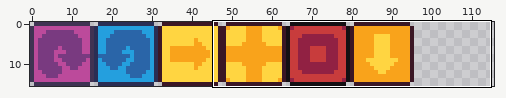
A sprite sheet gets an edit: assets/images/actions/rotate.png. The picture above shows the old version from afar; the outline marks the close-up.
Close-up. Before:
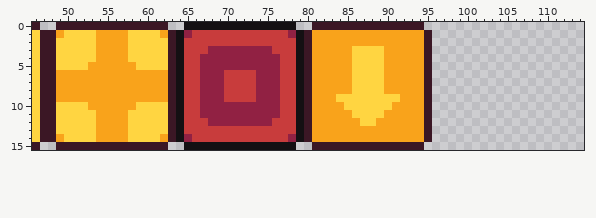
The file is 160x16 pixels. Shown: x 46..114, y 0..15. The wide view leaves out empty margins.
After:
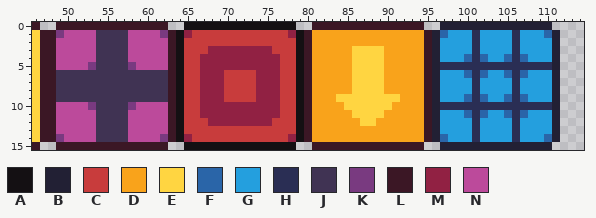
Palette (. is transparent): A #141013  B #222034  C #c83c3c  D #f9a31b  E #ffd541  F #2a65a8  G #249fde  H #2a2e54  J #403353  K #793a80  L #3b1725  M #912143  N #bc4a9b
The edit:
y 0: x 97..110 .............. -> BBBBBBBBBBBBBB
y 1: x 49..62 DEEEEDDDDEEEED -> KNNNNJJJJNNNNK; x 96..111 ................ -> BFGGGHGGGGHGGGFB
y 2..3: x 49..62 EEEEEDDDDEEEEE -> NNNNNJJJJNNNNN; x 96..111 ................ -> BGGGGHGGGGHGGGGB
y 4: x 49..62 EEEEEDDDDEEEEE -> NNNNNJJJJNNNNN; x 96..111 ................ -> BGGGFHFGGFHFGGGB
y 5: x 49..62 EEEEDDDDDDEEEE -> NNNNKJJJJKNNNN; x 96..111 ................ -> BHHHHHHHHHHHHHHB
y 6: x 49..62 DDDDDDDDDDDDDD -> JJJJJJJJJJJJJJ; x 96..111 ................ -> BGGGFHFGGFHFGGGB
y 7..8: x 49..62 DDDDDDDDDDDDDD -> JJJJJJJJJJJJJJ; x 96..111 ................ -> BGGGGHGGGGHGGGGB
y 9: x 49..62 DDDDDDDDDDDDDD -> JJJJJJJJJJJJJJ; x 96..111 ................ -> BGGGFHFGGFHFGGGB
y 10: x 49..62 EEEEDDDDDDEEEE -> NNNNKJJJJKNNNN; x 96..111 ................ -> BHHHHHHHHHHHHHHB
y 11: x 49..62 EEEEEDDDDEEEEE -> NNNNNJJJJNNNNN; x 96..111 ................ -> BGGGFHFGGFHFGGGB
y 12..13: x 49..62 EEEEEDDDDEEEEE -> NNNNNJJJJNNNNN; x 96..111 ................ -> BGGGGHGGGGHGGGGB
y 14: x 49..62 DEEEEDDDDEEEED -> KNNNNJJJJNNNNK; x 96..111 ................ -> BFGGGHGGGGHGGGFB
y 15: x 97..110 .............. -> BBBBBBBBBBBBBB
